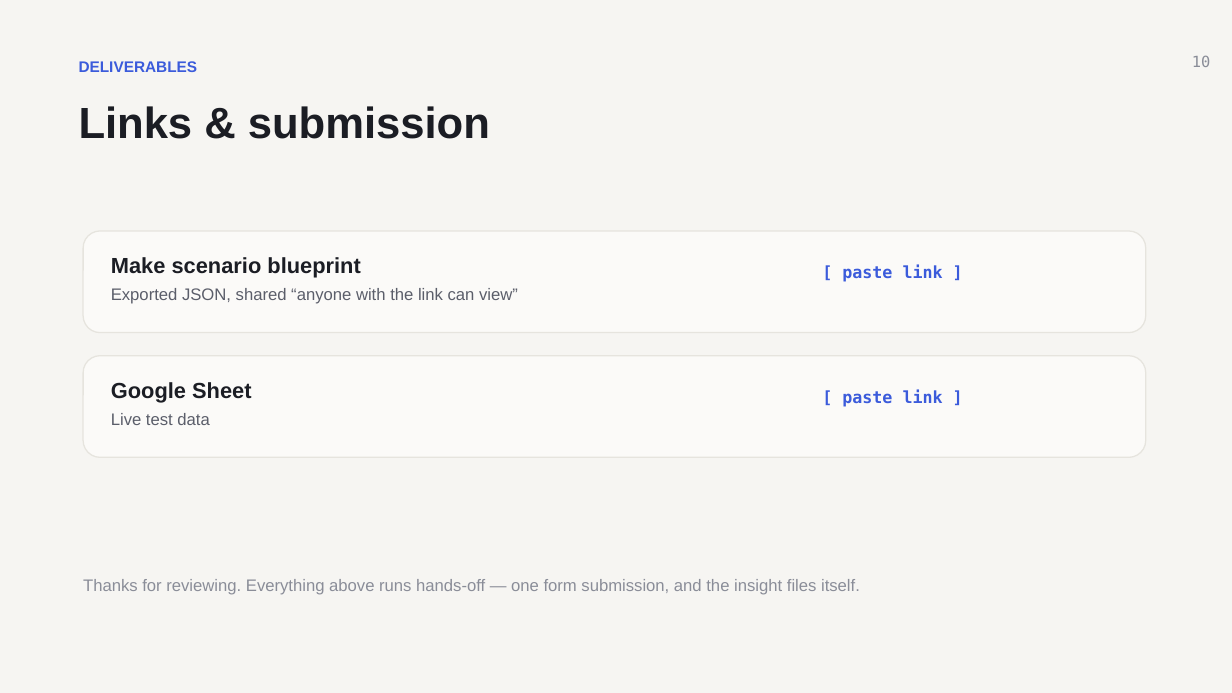
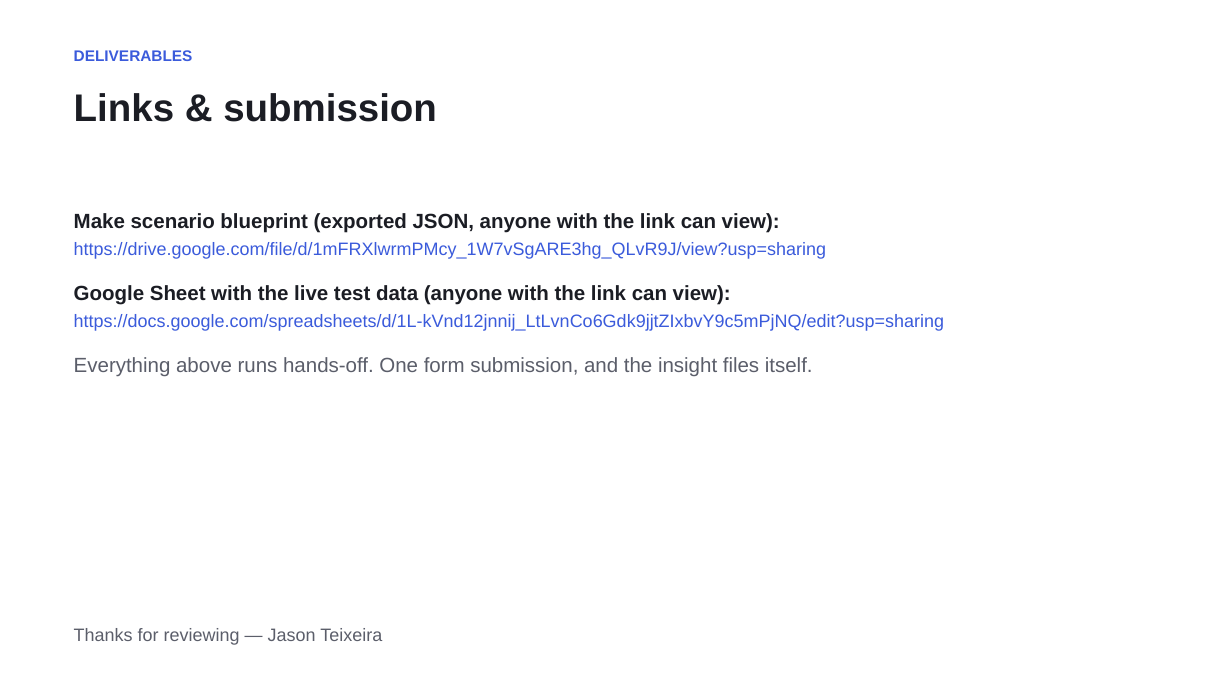
Before and after one commit to JasonTeixeira/tripleten-ai-automation-portfolio, a slide deck: slide 10 of projects/automated-feedback-analysis/Automated-Feedback-Analysis-Jason-Teixeira.pptx. Drawn at 1232x693 pixels with LibreOffice and Linux fonts; fonts in the diff are those of the drawing. Boxes give left, top, right and bottom in pixels: in the first picture for what was removed or moved away, otherwise in the second. Text is boxed around its words. In the diff, an @@ line names an element or a change of style, - is before the commit and + after.

Commit message:
feat: complete feedback-analysis project — live Make scenario, real run artifacts, submission links
- Built and verified the 5-module Make scenario (Forms -> Gemini 2.5 Flash ->
  Parse JSON -> Sheets -> Gmail with Negative-only filter); scheduling ON
- 7 real form responses processed: 3 Positive / 2 Neutral / 2 Negative,
  2 alert emails delivered
- Prompt hardened after a borderline case flip-flopped across runs
  (explicit classification rules; temp 0.2)
- Real screenshots (workflow, sheet, alert email) + exported blueprint.json
- Rebuilt the deck with embedded screenshots and live links; published as
  Google Slides; Sheet + blueprint shared view-only
- README/PRESENTATION prose pass + submission links filled in

```diff
--- a/projects/automated-feedback-analysis/Automated-Feedback-Analysis-Jason-Teixeira.pptx
+++ b/projects/automated-feedback-analysis/Automated-Feedback-Analysis-Jason-Teixeira.pptx
@@ rectangle removed at bbox=[0, 0, 1232, 693] @@
@@ text "DELIVERABLES": place and size @@
-text "DELIVERABLES" at bbox=[79, 61, 198, 72]
+text "DELIVERABLES" at bbox=[74, 50, 193, 61]
@@ text "DELIVERABLES" at bbox=[74, 50, 193, 61]: line spacing 1.08 to 1 @@
@@ text removed at bbox=[1192, 55, 1210, 67] @@
-10
@@ text "Links & submission": place and size @@
-text "Links & submission" at bbox=[79, 106, 490, 139]
+text "Links & submission" at bbox=[74, 93, 437, 122]
@@ text "Links & submission" at bbox=[74, 93, 437, 122]: size 34 to 30 pt; line spacing 1.02 to 1 @@
@@ text added at bbox=[74, 213, 944, 376], 16 pt, text #3B5BDB @@
+Make scenario blueprint (exported JSON, anyone with the link can view):
+https://drive.google.com/file/d/1mFRXlwrmPMcy_1W7vSgARE3hg_QLvR9J/view?usp=sharing
+Google Sheet with the live test data (anyone with the link can view):
+https://docs.google.com/spreadsheets/d/1L-kVnd12jnnij_LtLvnCo6Gdk9jjtZIxbvY9c5mPjNQ/edit?usp=sharing
+Everything above runs hands-off. One form submission, and the insight files itself.
@@ rounded rectangle removed at bbox=[83, 231, 1146, 333] @@
@@ text removed at bbox=[111, 257, 518, 304] @@
-Make scenario blueprint
-Exported JSON, shared “anyone with the link can view”
@@ text removed at bbox=[842, 264, 943, 282] @@
-[ paste link ]
@@ rounded rectangle removed at bbox=[83, 356, 1146, 457] @@
@@ text removed at bbox=[111, 382, 252, 425] @@
-Google Sheet
-Live test data
@@ text removed at bbox=[842, 389, 943, 407] @@
-[ paste link ]
@@ text removed at bbox=[83, 579, 860, 595] @@
-Thanks for reviewing. Everything above runs hands-off — one form submission, and the insight files itself.
@@ text added at bbox=[74, 628, 382, 645], 14 pt, text #5B5E6A @@
+Thanks for reviewing — Jason Teixeira
```
Also in this commit, not shown: 7 other slides changed, 2 slides added, 2 slides removed, 10 other files.
